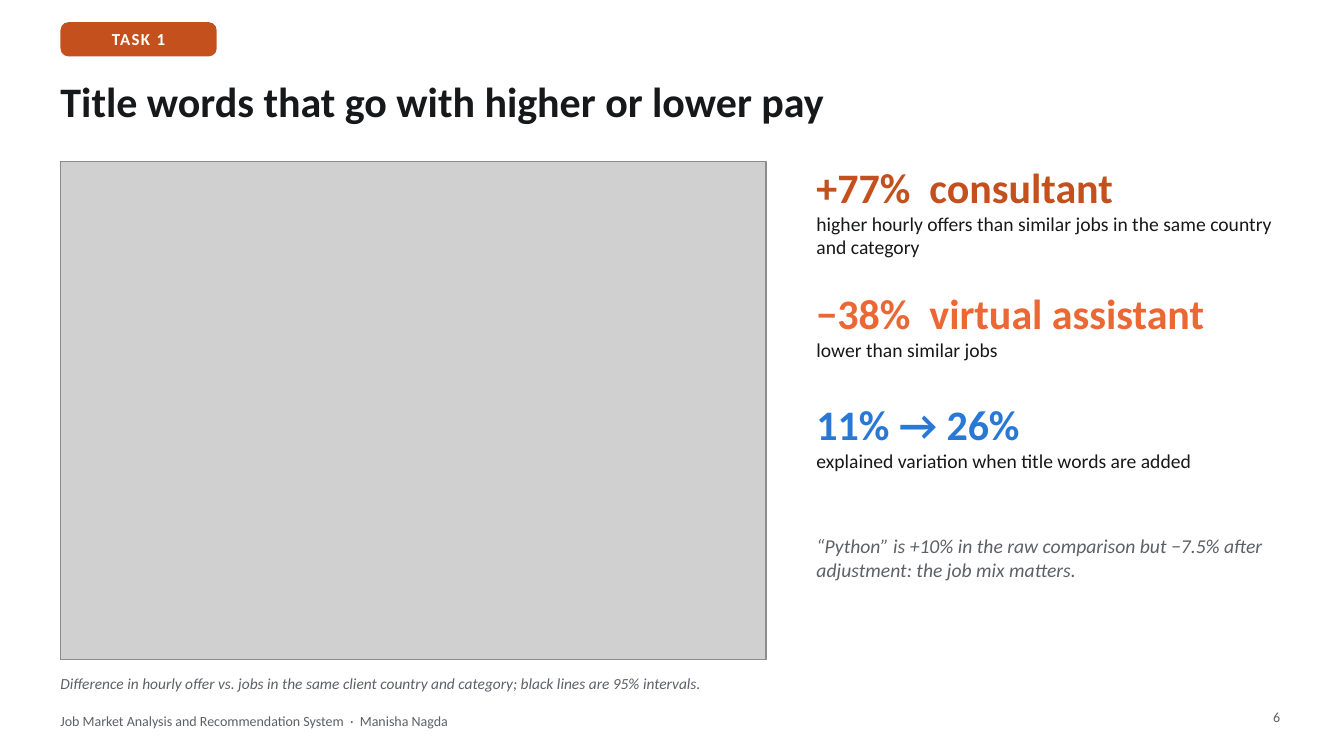
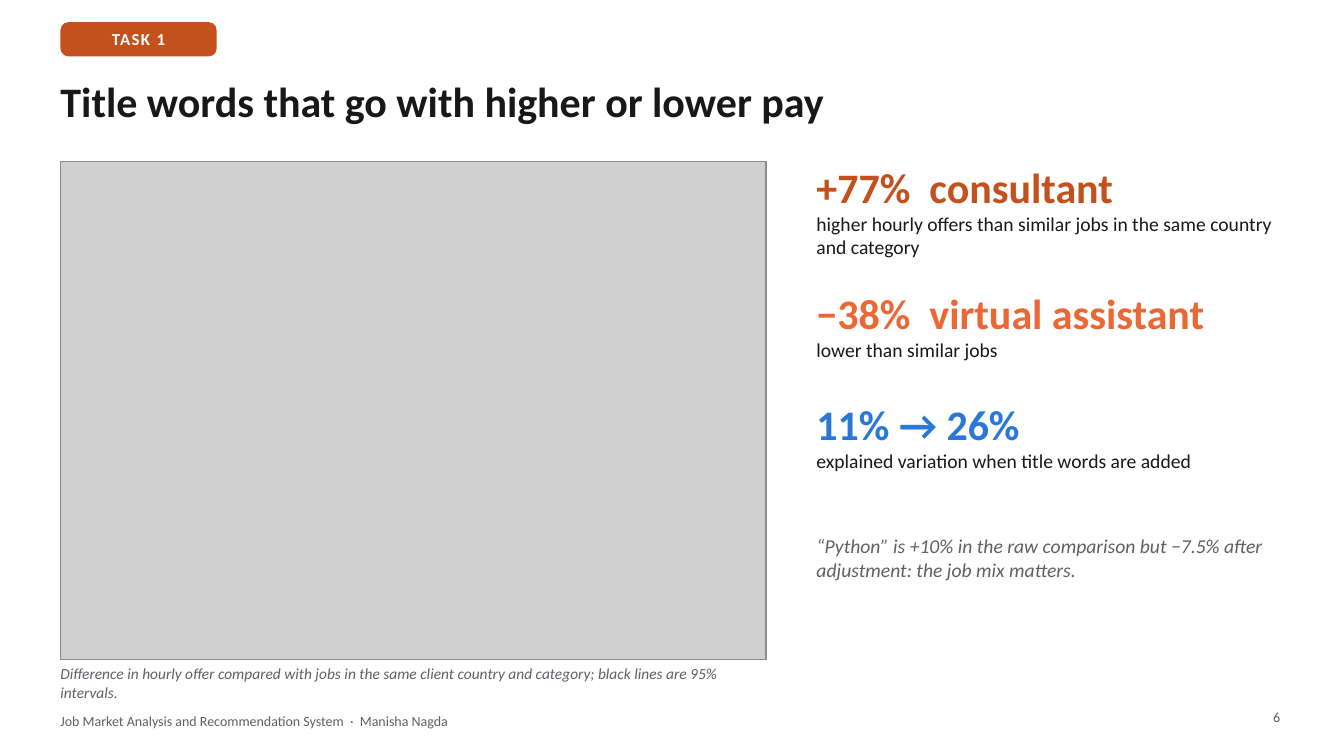
Before and after one commit to manishanagda1997-debug/Project_8_NHIS, a slide deck: slide 6 of reports/job_market_presentation.pptx. Drawn at 1344x756 pixels with LibreOffice and Linux fonts; fonts in the diff are those of the drawing; grey boxes stand for pictures. Boxes give left, top, right and bottom in pixels: in the first picture for what was removed or moved away, otherwise in the second. Text is boxed around its words. In the diff, an @@ line names an element or a change of style, - is before the commit and + after.

```diff
--- a/reports/job_market_presentation.pptx
+++ b/reports/job_market_presentation.pptx
@@ text at <box>60,668,717,698</box>: text changed @@
-Difference in hourly offer vs. jobs in the same client country and category; black lines are 95% intervals.
+Difference in hourly offer compared with jobs in the same client country and category; black lines are 95% intervals.
```
Also in this commit, not shown: 11 other slides changed, 1 other file.
